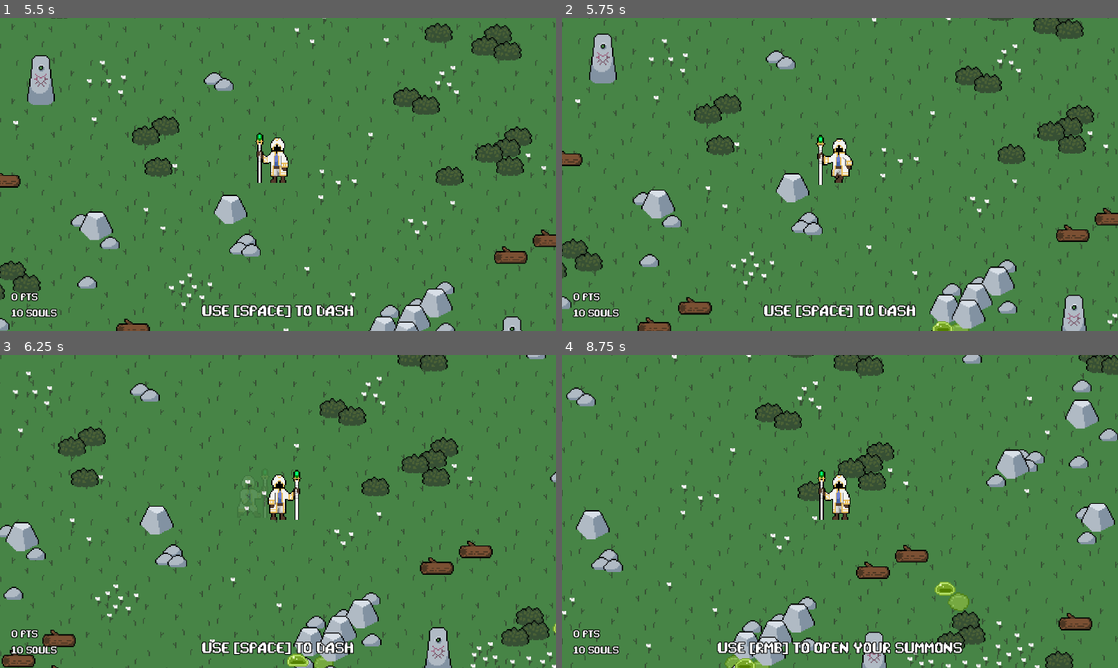
Above: before the commit, frames 1-4 (two rows, left to right).
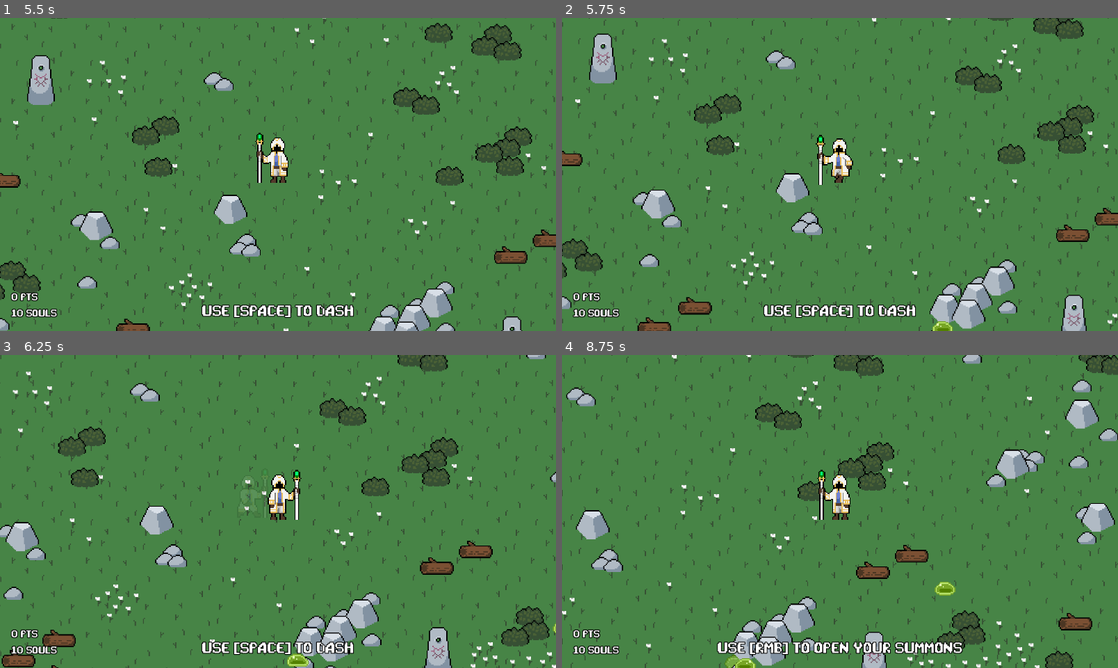
Above: after the commit, the same moments.

Repository: SleepyStudios/SummonerSurvivor
Game: Godot game, scene res://scenes/main.tscn
The game is run twice, just before and just after one commit, with the same random seed, the same clock (stepped at 60 frames per second) and the same inputs.
Inputs (mouse positions are in pixels of both pictures, inside the frame that each line leads up to):
- Up to frame 1 (5.5 s): tap Enter at 0.5 s; move the mouse to (400, 158) at 0.52 s; hold Right (right) 0.53-1.28 s; click (400, 158) at 0.6 s; move the mouse to (166, 190) at 1.27 s; hold Down (down) 1.28-2.03 s; tap Space (dash) at 1.35, 2.85, 4.35 s; move the mouse to (333, 105) at 2.02 s; hold Right (right) 2.03-2.78 s; click (333, 105) at 2.1 s; move the mouse to (250, 237) at 2.77 s; hold Up (up) 2.78-3.53 s; click (250, 237) at 2.92 s; move the mouse to (444, 221) at 3.52 s; hold Left (left) 3.53-5.03 s; click (444, 221) at 3.6 s; move the mouse to (111, 127) at 4.27 s; move the mouse to (305, 174) at 5.02 s; hold Down (down) from 5.03 s (still down); click (305, 174) at 5.1 s
- Up to frame 2 (5.75 s): keep holding Down (down)
- Up to frame 3 (6.25 s): move the mouse to (194, 433) at 5.77 s; release Down (down) at 5.78 s; hold Right (right) from 5.78 s (still down); tap Space (dash) at 5.85 s
- Up to frame 4 (8.75 s): move the mouse to (962, 495) at 6.52 s; release Right (right) at 6.53 s; hold Up (up) 6.53-7.28 s; click (962, 495) at 6.6 s; move the mouse to (728, 527) at 7.27 s; hold Right (right) 7.28-8.03 s; tap Space (dash) at 7.35 s; click (728, 527) at 7.42 s; move the mouse to (895, 442) at 8.02 s; hold Down (down) from 8.03 s (still down); click (895, 442) at 8.1 s

Frame 1 is identical in both runs. In frame 2, less than 0.1% of the frame differs, in the area x 70-74%, y 97-100%; in frame 3, less than 0.1%; in frame 4, 0.2%, in the area x 34-74%, y 75-100%.

Commit message:
better sword

Diff:
--- a/scenes/slime.tscn
+++ b/scenes/slime.tscn
@@ -62,7 +62,7 @@
 debug_color = Color(0.733333, 0.403922, 0.639216, 0.419608)
 
 [node name="PathTimer" type="Timer" parent="."]
-wait_time = 2.0
+wait_time = 4.0
 autostart = true
 
 [node name="HitTweener" parent="." node_paths=PackedStringArray("sprite") instance=ExtResource("5_378tv")]
--- a/scenes/sword.tscn
+++ b/scenes/sword.tscn
@@ -26,7 +26,7 @@
 scale = Vector2(4, 4)
 texture = ExtResource("2_pnr1m")
 
-[node name="Hitbox" parent="." instance=ExtResource("4_t6wte")]
+[node name="Hitbox" parent="." groups=["sword"] instance=ExtResource("4_t6wte")]
 position = Vector2(-1, -30)
 search_group = 1
 takes_physical_damage = false
@@ -47,6 +47,4 @@
 stream = ExtResource("5_xky54")
 volume_db = -10.0
 
-[connection signal="area_entered" from="Hitbox" to="." method="_on_hitbox_area_entered"]
-
 [editable path="Hitbox"]
--- a/scripts/creature.gd
+++ b/scripts/creature.gd
@@ -19,11 +19,11 @@
 func _can_move() -> bool:
 	return not player.dead
 
-func on_hit() -> void:
+func on_hit(amount: int) -> void:
 	if dead:
 		return
 
-	health -= 1
+	health -= amount
 	if health < 1:
 		on_death()
 
--- a/scripts/hitbox.gd
+++ b/scripts/hitbox.gd
@@ -7,7 +7,7 @@
 	ENEMY
 }
 
-signal on_hit
+signal on_hit(amount: int)
 @export var search_group: SEARCH_GROUP
 @export var does_physical_damage = true
 @export var takes_physical_damage = true
@@ -40,7 +40,7 @@
 		colliding_with_hitboxes = colliding_with_hitboxes.filter(func (a): return a != area)
 
 func handle_hit(amount: int = 1) -> void:
-	on_hit.emit()
+	on_hit.emit(amount)
 	health_bar.health -= amount
 
 func _process(delta: float) -> void:
@@ -49,4 +49,7 @@
 		for hitbox in colliding_with_hitboxes:
 			handle_hit(hitbox.damage)
 
+			if hitbox.is_in_group("sword"):
+				hitbox.get_parent().on_death()
+
 		tmr_hit = 0
--- a/scripts/player.gd
+++ b/scripts/player.gd
@@ -82,11 +82,11 @@
 func _on_dash_cooldown_timer_timeout() -> void:
 	can_dash = true
 
-func on_hit() -> void:
+func on_hit(amount: int = 1) -> void:
 	if dead:
 		return
 
-	health -= 1
+	health -= amount
 	if health < 1:
 		dead = true
 		ui.on_player_death()
--- a/scripts/summonable.gd
+++ b/scripts/summonable.gd
@@ -39,11 +39,11 @@
 
 	return closest_enemy
 
-func on_hit() -> void:
+func on_hit(amount: int = 1) -> void:
 	if dead:
 		return
 
-	health -= 1
+	health -= amount
 	if health < 1:
 		on_death()
 
--- a/scripts/sword.gd
+++ b/scripts/sword.gd
@@ -2,7 +2,6 @@
 
 const AGGRO_RANGE = 400
 const SPEED = 20
-const ROT_SPEED = 340
 
 var target: Creature
 
@@ -36,7 +35,6 @@
   var collision = move_and_collide(velocity)
   if collision != null:
     if collision.get_collider().is_in_group("enemy_shield"):
-      hitbox.does_physical_damage = false
       on_death()
 
   var enemy = _find_closest_enemy()
@@ -45,10 +43,6 @@
     target.add_to_group("sword_target")
     $SFX.play()
 
-func _on_hitbox_area_entered(area: Area2D) -> void:
-  if not dead and area.get_parent().is_in_group("enemy") and area.get_parent() == target and not area.get_parent().dead:
-    on_death()
-
 func _process(delta):
   if target or not spawned:
     return
@@ -56,3 +50,11 @@
   time += delta
   position.y = initial_y + sin(time * period) * amplitude
   rotation_degrees = lerp_angle(rotation_degrees, 0, 0.5 * delta)
+
+func on_death() -> void:
+  super()
+
+  hitbox.does_physical_damage = false
+
+  if target and is_instance_valid(target):
+    target.remove_from_group("sword_target")
